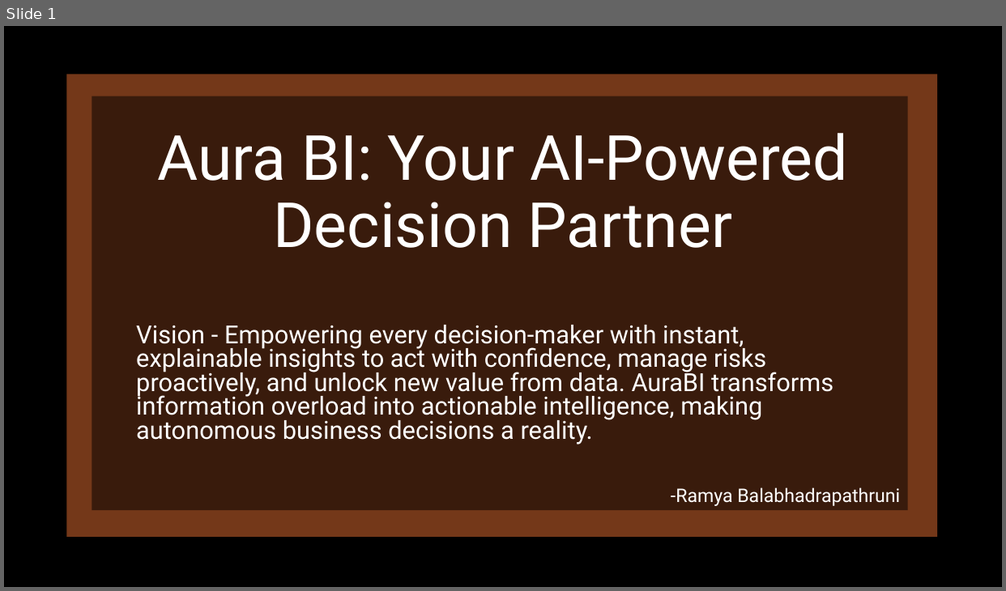
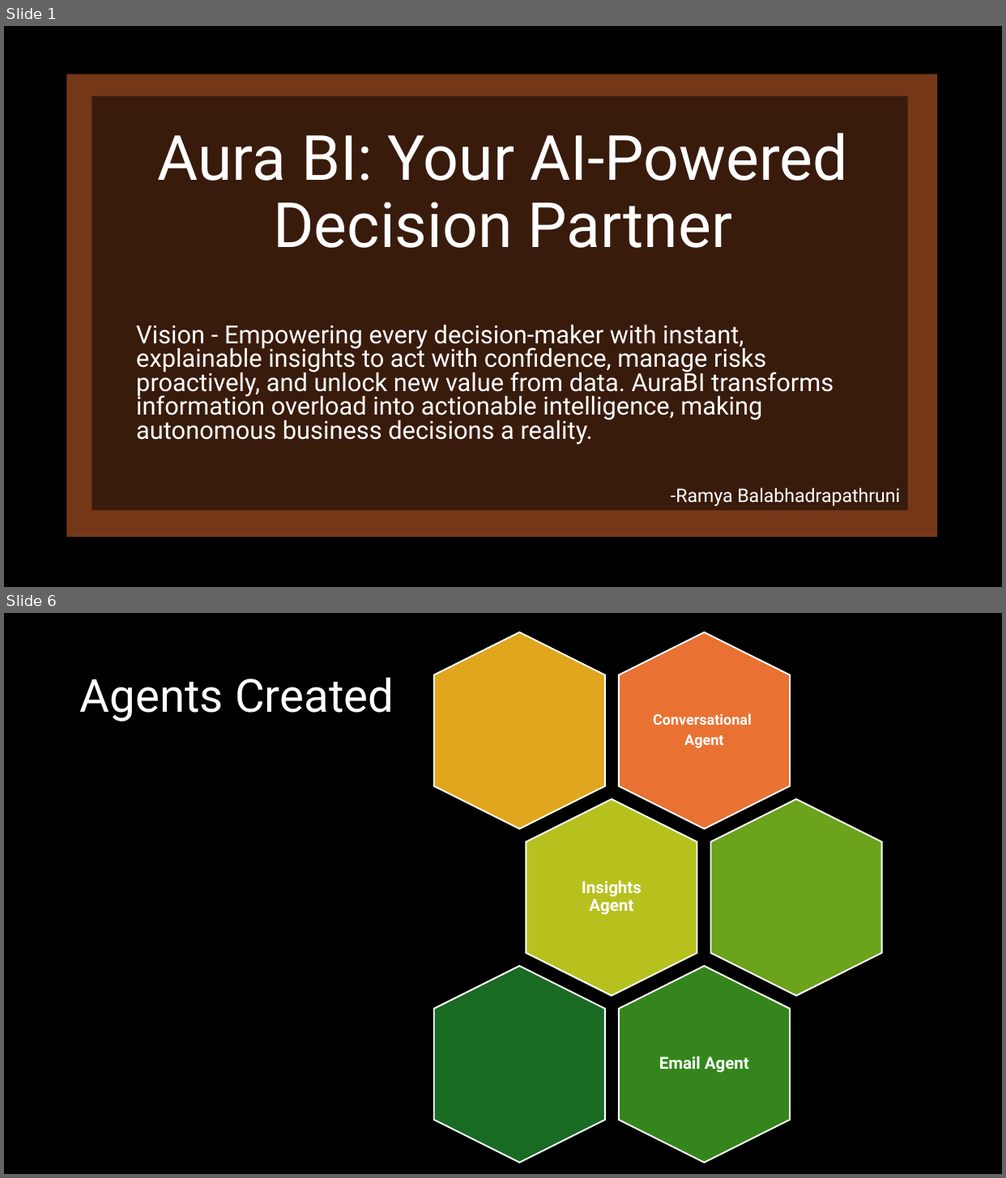
Before and after one commit to RamyaBalabhadrapathruni/autonomous-bi-agent-backup, a slide deck: AuraBI_theautonomousagent.pptx. Shown one above the other, each under a label of ours: slide 1 before the commit, slides 1 and 6 after it; the slides between them are not shown. The pictures are 1006x591 and 1006x1178 pixels, drawn with LibreOffice and Linux fonts; fonts in the diff are those of the drawing. Boxes give left, top, right and bottom in pixels: in the first picture for what was removed or moved away, otherwise in the second. Text is boxed around its words. In the diff, an @@ line names an element or a change of style, - is before the commit and + after.

```diff
--- a/AuraBI_theautonomousagent.pptx
+++ b/AuraBI_theautonomousagent.pptx
@@ slide 6 added at box(4, 613, 1002, 1174), background #000000 @@
@@ title added at box(80, 677, 394, 722), 44 pt, text #FFFFFF @@
+Agents Created
@@ group added at box(434, 632, 882, 1163): 6 hexagons, 3 texts @@
+Conversational
+Agent
+Insights Agent
+Email Agent
```
Also in this commit, not shown: 4 slides changed, 6 other slides added, 1 slide removed.
